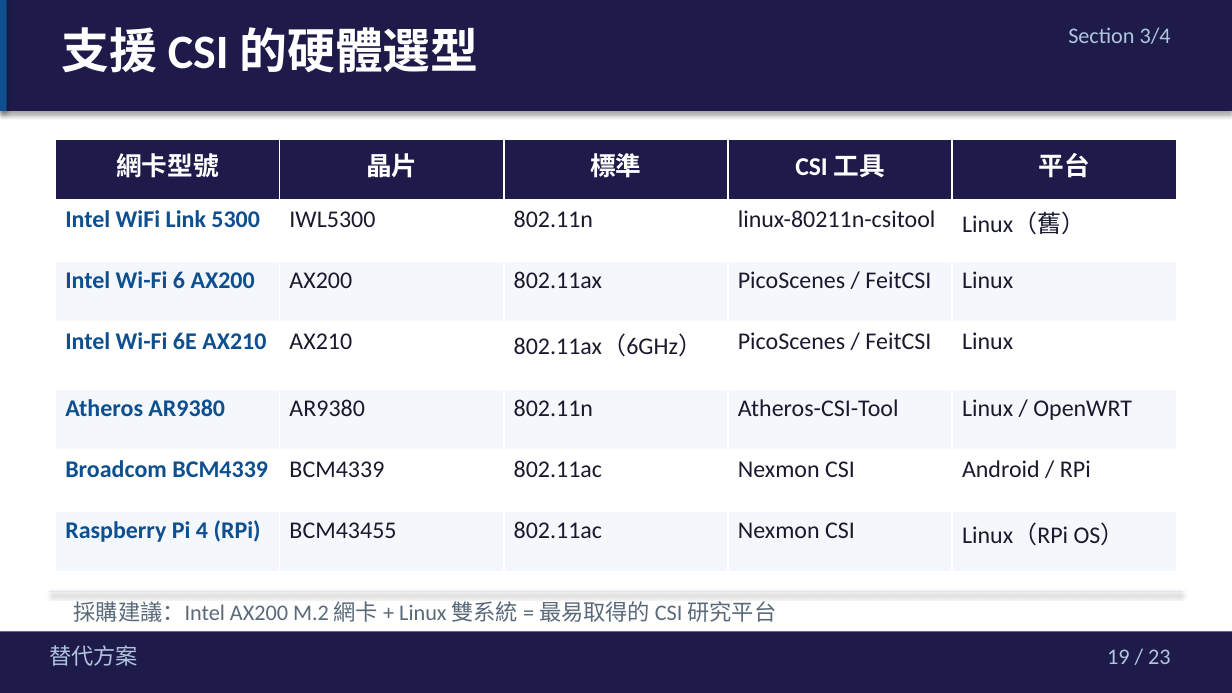
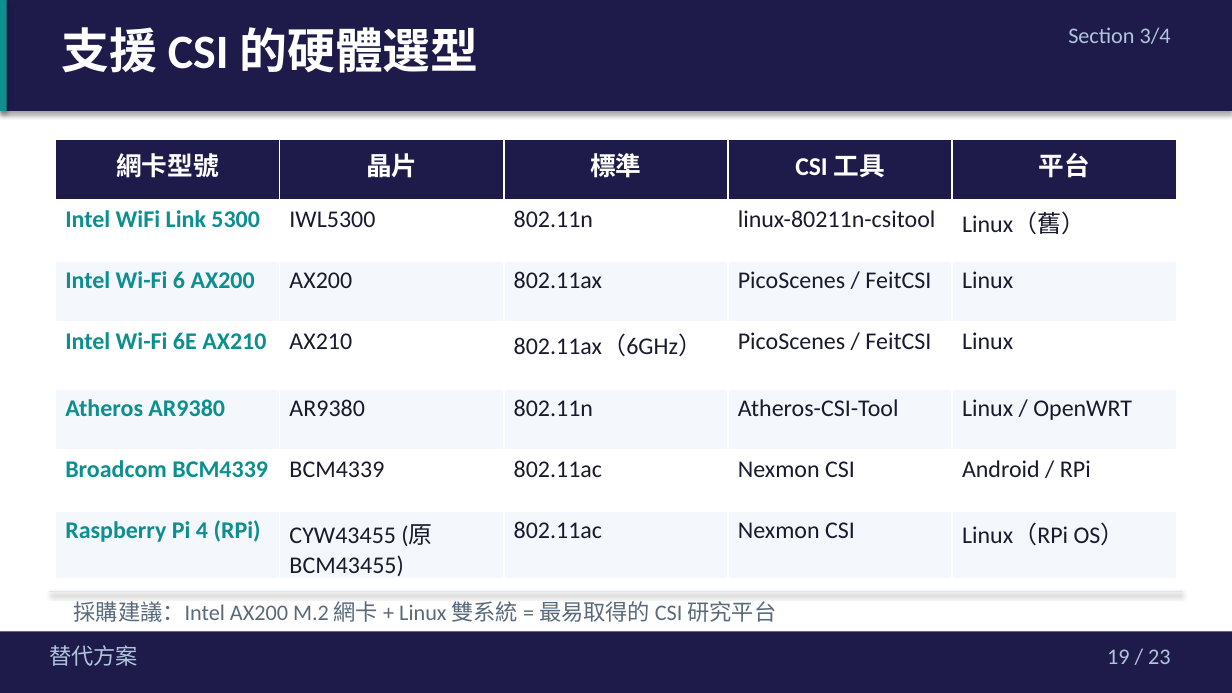
Before and after one commit to jacky92219-cell/network-ppt-project, a slide deck: slide 19 of output/network-card-csi-v5.2-midnight.pptx. Drawn at 1232x693 pixels with LibreOffice and Linux fonts; fonts in the diff are those of the drawing. Boxes give left, top, right and bottom in pixels: in the first picture for what was removed or moved away, otherwise in the second. Text is boxed around its words. In the diff, an @@ line names an element or a change of style, - is before the commit and + after.

```diff
--- a/output/network-card-csi-v5.2-midnight.pptx
+++ b/output/network-card-csi-v5.2-midnight.pptx
@@ rectangle at <box>0,0,7,111</box>: fill #0E4F8F to #0E8F8F @@
@@ table at <box>55,139,1177,580</box> @@
-row 7, column 2: BCM43455
+row 7, column 2: CYW43455 (原BCM43455)
@@ text colour #0E4F8F to #0E8F8F in "Intel WiFi Link 5300", "Intel Wi-Fi 6 AX200", "Intel Wi-Fi 6E AX210", "Atheros AR9380" and 2 more places @@
```
Also in this commit, not shown: 22 other slides changed, 1 other file.
